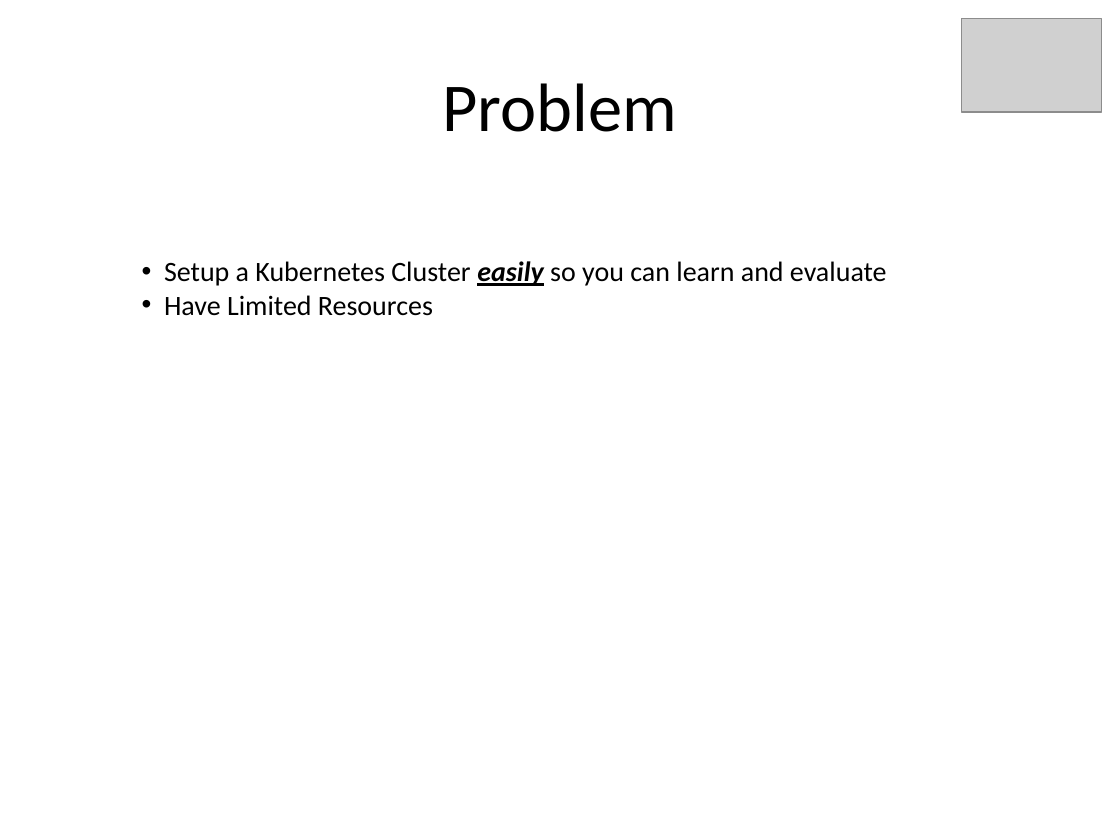
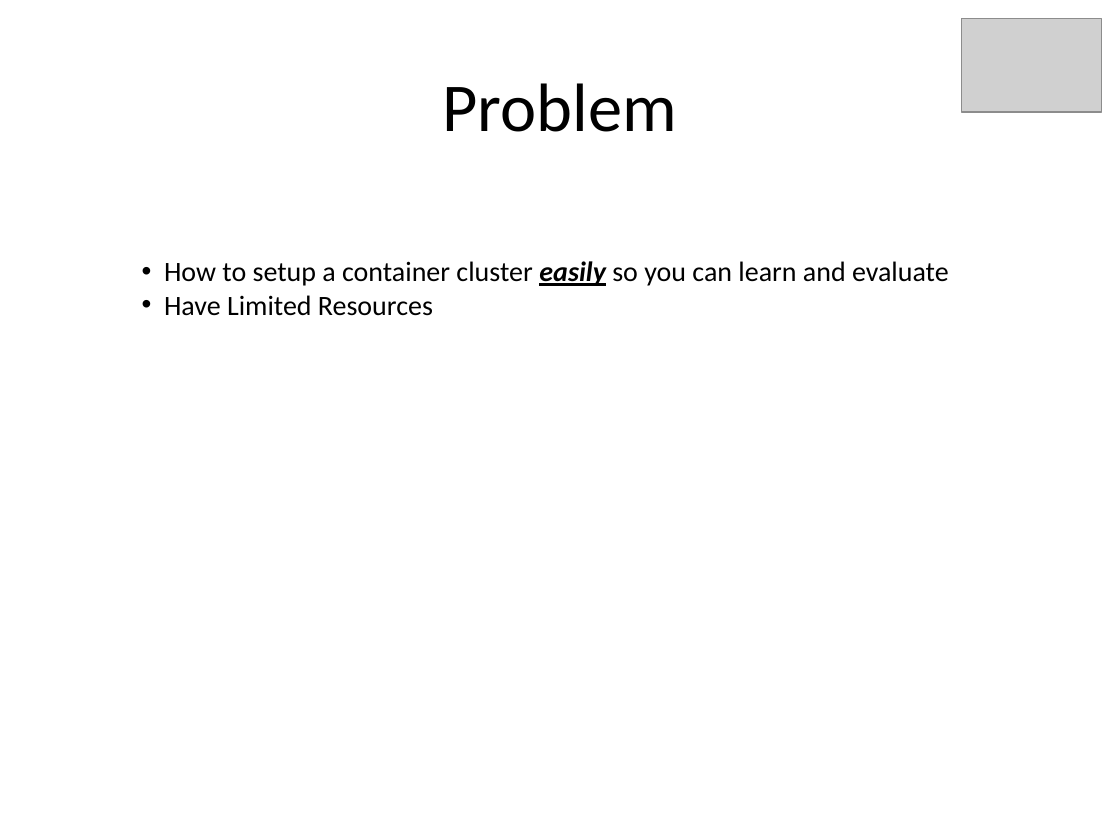
Before and after one commit to kskalvar/kubernetes-aws, a slide deck: slide 3 of docs/Docker-and-Kubernetes-on-AWS-QuickStart.pptx. Drawn at 1120x840 pixels with LibreOffice and Linux fonts; fonts in the diff are those of the drawing; grey boxes stand for pictures. Boxes give left, top, right and bottom in pixels: in the first picture for what was removed or moved away, otherwise in the second. Text is boxed around its words. In the diff, an @@ line names an element or a change of style, - is before the commit and + after.

```diff
--- a/docs/Docker-and-Kubernetes-on-AWS-QuickStart.pptx
+++ b/docs/Docker-and-Kubernetes-on-AWS-QuickStart.pptx
@@ text at (164, 261, 949, 286): text changed @@
-• Setup a Kubernetes Cluster easily so you can learn and evaluate
+• How to setup a container cluster easily so you can learn and evaluate
```
Also in this commit, not shown: 3 other slides changed.
